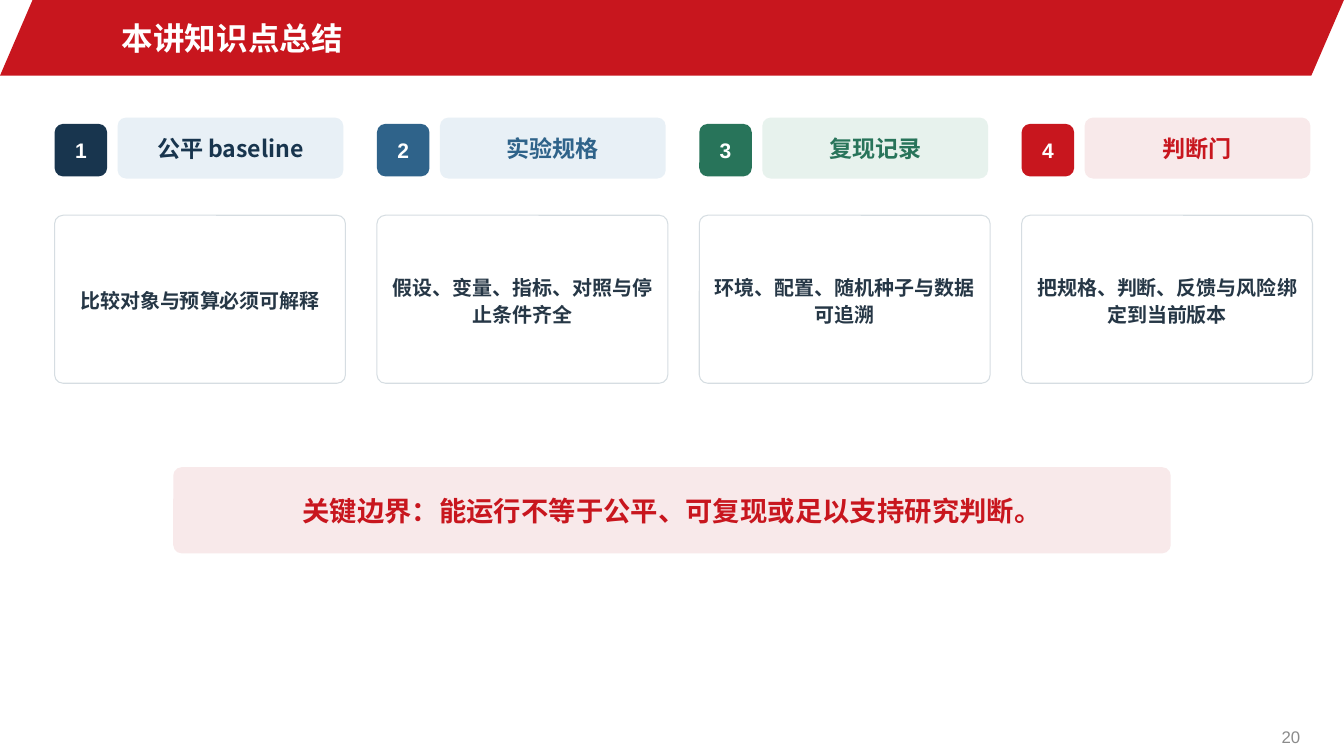
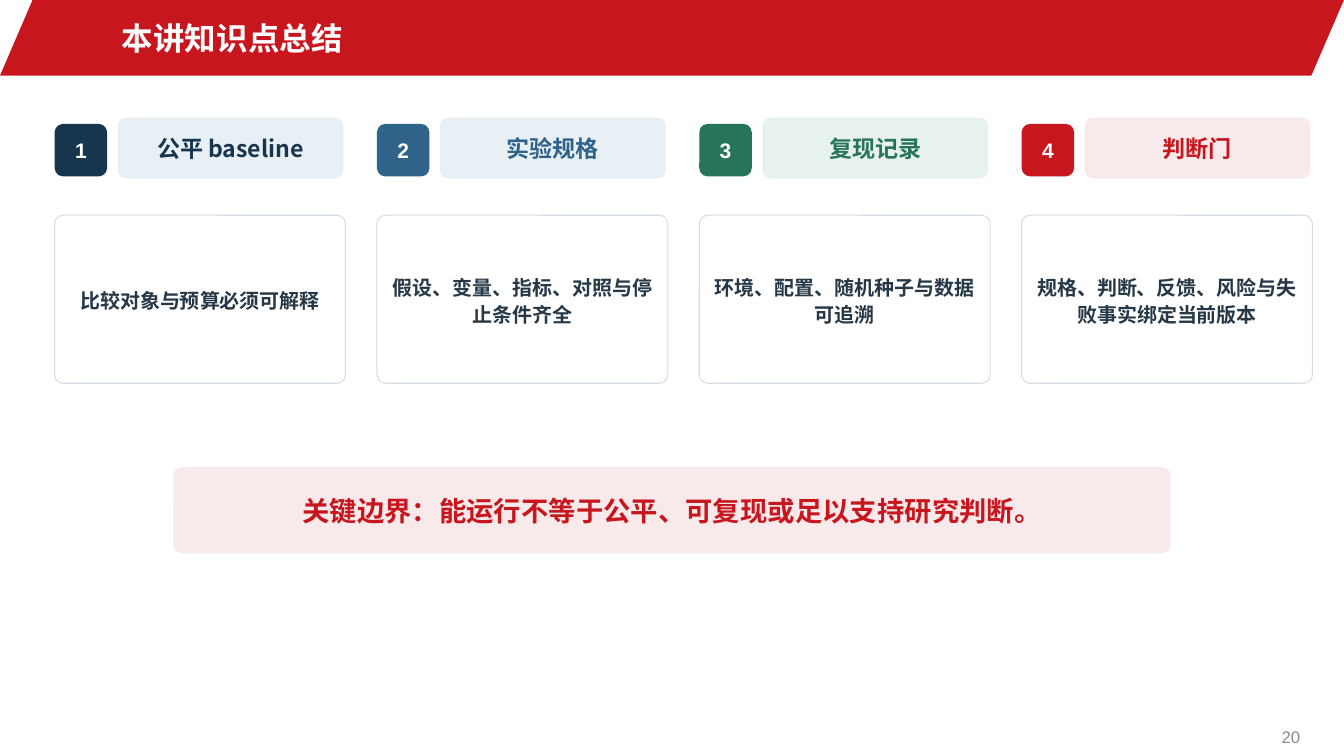
Before and after one commit to jinyh/ai4research, a slide deck: slide 20 of lessons/lesson-09/slides.pptx. Drawn at 1344x756 pixels with LibreOffice and Linux fonts; fonts in the diff are those of the drawing; background and template pictures are left out. Boxes give left, top, right and bottom in pixels: in the first picture for what was removed or moved away, otherwise in the second. Text is boxed around its words. In the diff, an @@ line names an element or a change of style, - is before the commit and + after.

```diff
--- a/lessons/lesson-09/slides.pptx
+++ b/lessons/lesson-09/slides.pptx
@@ text in rounded rectangle at bbox=[1037, 278, 1297, 324]: text changed @@
-把规格、判断、反馈与风险绑定到当前版本
+规格、判断、反馈、风险与失败事实绑定当前版本
```
Also in this commit, not shown: 8 other slides changed, 8 other files.
